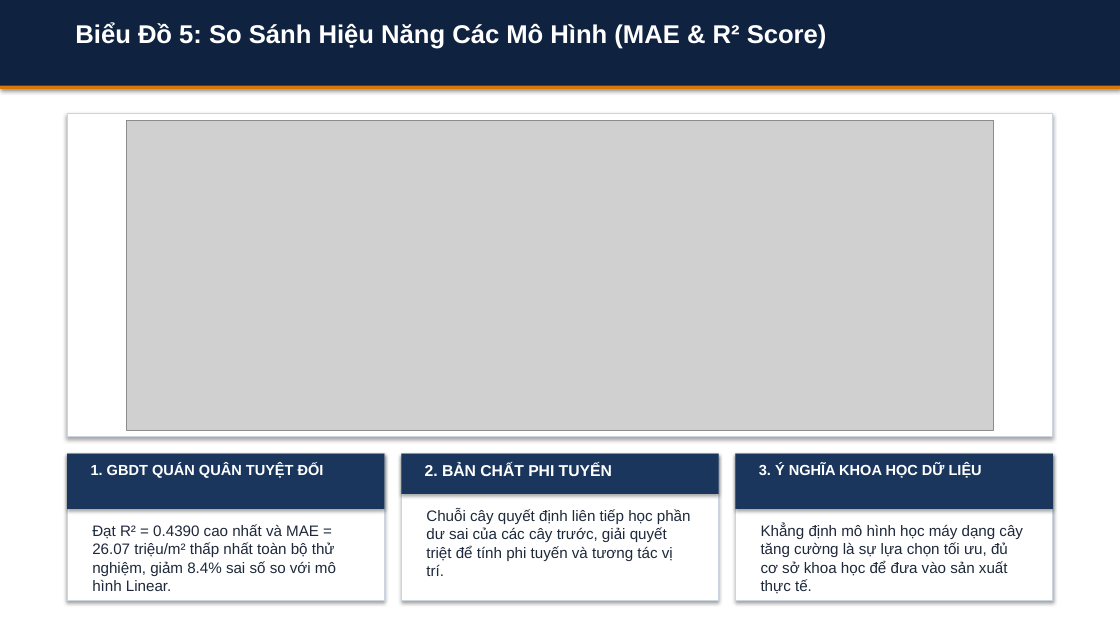
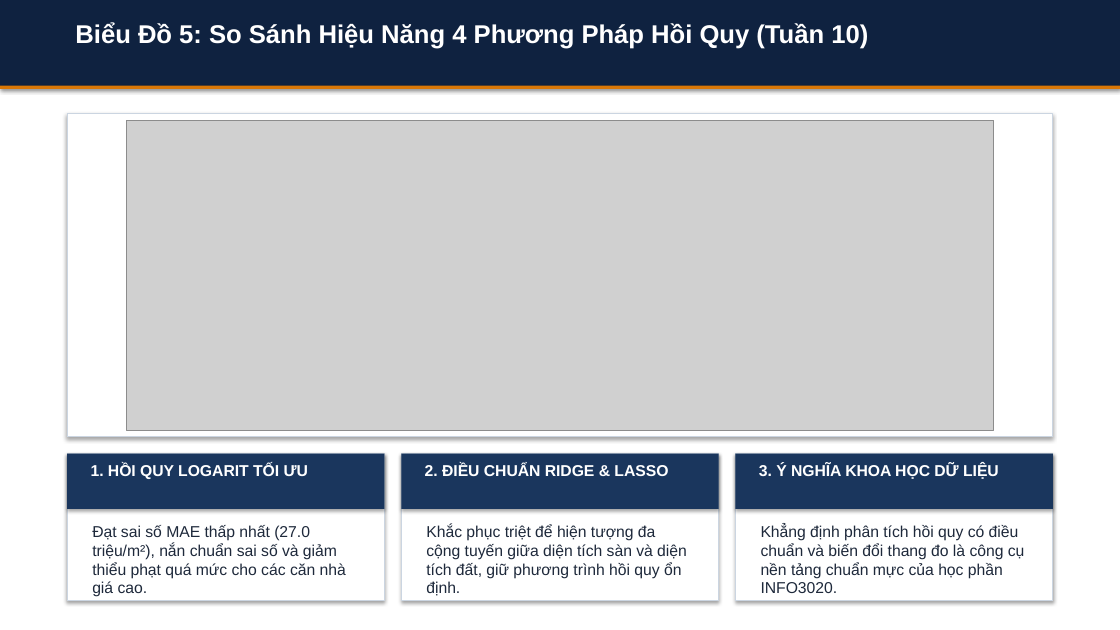
Before and after one commit to HoangLongNguyen-322007/bds_khdl, a slide deck: slide 12 of BAO_CAO_TIEN_DO_SLIDES.pptx. Drawn at 1120x630 pixels with LibreOffice and Linux fonts; fonts in the diff are those of the drawing; grey boxes stand for pictures. Boxes give left, top, right and bottom in pixels: in the first picture for what was removed or moved away, otherwise in the second. Text is boxed around its words. In the diff, an @@ line names an element or a change of style, - is before the commit and + after.

```diff
--- a/BAO_CAO_TIEN_DO_SLIDES.pptx
+++ b/BAO_CAO_TIEN_DO_SLIDES.pptx
@@ text at [75,22,868,49]: text changed @@
-Biểu Đồ 5: So Sánh Hiệu Năng Các Mô Hình (MAE & R² Score)
+Biểu Đồ 5: So Sánh Hiệu Năng 4 Phương Pháp Hồi Quy (Tuần 10)
@@ text at [91,464,308,479]: text changed; size 12.5 to 13.5 pt @@
-1. GBDT QUÁN QUÂN TUYỆT ĐỐI
+1. HỒI QUY LOGARIT TỐI ƯU
@@ rectangle: place and size @@
-rectangle at [402,454,719,494]
+rectangle at [402,454,719,509]
@@ text at [425,464,668,476]: text changed @@
-2. BẢN CHẤT PHI TUYẾN
+2. ĐIỀU CHUẨN RIDGE & LASSO
@@ text "3. Ý NGHĨA KHOA HỌC ..." at [759,464,999,479]: size 12.5 to 13.5 pt @@
@@ text at [92,525,346,597]: text changed; size 13 to 13.5 pt @@
-Đạt R² = 0.4390 cao nhất và MAE = 26.07 triệu/m² thấp nhất toàn bộ thử nghiệm, giảm 8.4% sai số so với mô hình Linear.
+Đạt sai số MAE thấp nhất (27.0 triệu/m²), nắn chuẩn sai số và giảm thiểu phạt quá mức cho các căn nhà giá cao.
@@ text at [426,524,687,596]: text changed; size 13 to 13.5 pt @@
-Chuỗi cây quyết định liên tiếp học phần dư sai của các cây trước, giải quyết triệt để tính phi tuyến và tương tác vị trí.
+Khắc phục triệt để hiện tượng đa cộng tuyến giữa diện tích sàn và diện tích đất, giữ phương trình hồi quy ổn định.
@@ text at [761,524,1025,593]: text changed; size 13 to 13.5 pt @@
-Khẳng định mô hình học máy dạng cây tăng cường là sự lựa chọn tối ưu, đủ cơ sở khoa học để đưa vào sản xuất thực tế.
+Khẳng định phân tích hồi quy có điều chuẩn và biến đổi thang đo là công cụ nền tảng chuẩn mực của học phần INFO3020.
```
Also in this commit, not shown: 22 other slides changed, 7 other files.
